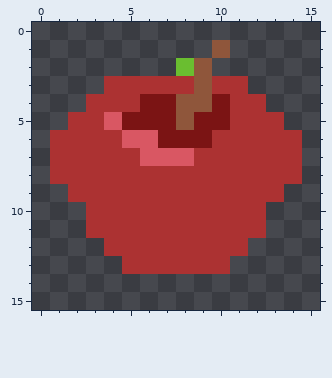
File history of a pixel-art sprite, Content/Sprites/fruit.png. That is the earlier state.
The file is 16x16 pixels.
Now the later version:
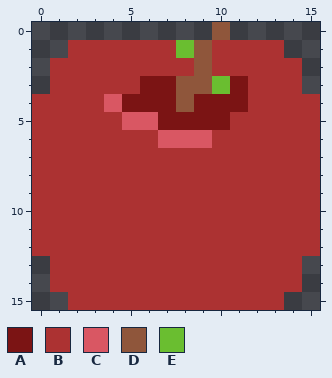
Palette (. is transparent): A #7b1414  B #ac3232  C #d95763  D #8f563b  E #6abe30
Change:
Changed rows in their new state; - is an unchanged pixel.
first column x 0:
 0 ----------D-----
 1 --BBBBBBEDBBBB--
 2 -BBBBBBBB-BBBBB-
 3 -BBB--AAD-EABBB-
 4 BBB-CA---A-A-BBB
 5 BB--BCC-A-----BB
 6 B----BBCCC-----B
 7 B-----BBB------B
 8 B--------------B
 9 BB------------BB
10 BBB----------BBB
11 BBB----------BBB
12 BBBB--------BBBB
13 -BBBB------BBBB-
14 -BBBBBBBBBBBBBB-
15 --BBBBBBBBBBBB--
Boxes around the changes in both pictures, in picture pixels (x1, y1, x2, y2):
changed: (32, 22, 320, 310)
